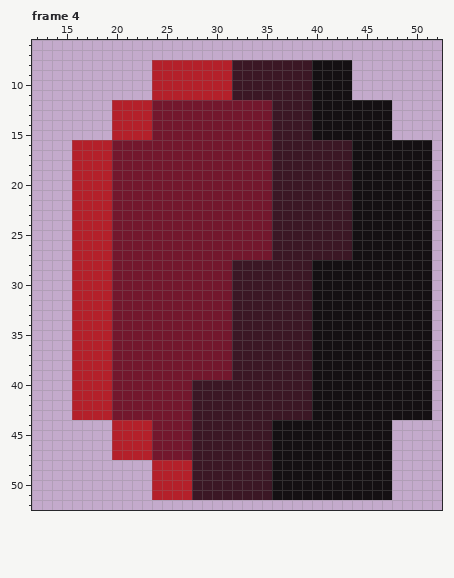
A pixel-art file gets an edit: Assets/Background/Planetoids/Sprites/Planetoids.aseprite. The first picture shows the starting point.
64x64 pixels, 4 frames. Shown: frame 4: x 12..52, y 6..52.
After the commit:
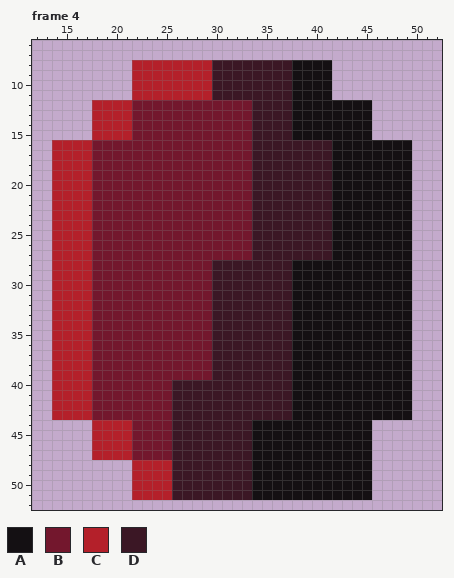
Palette (. is transparent): A #141013  B #73172d  C #b4202a  D #3b1725
The author wrote: Setup animations for multiple Planetoids
Changes in this commit:
--- frame 4
@@ x 12..52 @@
  7 .........................................
- 8 ............CCCCCCCCDDDDDDDDAAAA.........
- 9 ............CCCCCCCCDDDDDDDDAAAA.........
-10 ............CCCCCCCCDDDDDDDDAAAA.........
-11 ............CCCCCCCCDDDDDDDDAAAA.........
-12 ........CCCCBBBBBBBBBBBBDDDDAAAAAAAA.....
-13 ........CCCCBBBBBBBBBBBBDDDDAAAAAAAA.....
-14 ........CCCCBBBBBBBBBBBBDDDDAAAAAAAA.....
-15 ........CCCCBBBBBBBBBBBBDDDDAAAAAAAA.....
-16 ....CCCCBBBBBBBBBBBBBBBBDDDDDDDDAAAAAAAA.
-17 ....CCCCBBBBBBBBBBBBBBBBDDDDDDDDAAAAAAAA.
-18 ....CCCCBBBBBBBBBBBBBBBBDDDDDDDDAAAAAAAA.
-19 ....CCCCBBBBBBBBBBBBBBBBDDDDDDDDAAAAAAAA.
-20 ....CCCCBBBBBBBBBBBBBBBBDDDDDDDDAAAAAAAA.
-21 ....CCCCBBBBBBBBBBBBBBBBDDDDDDDDAAAAAAAA.
-22 ....CCCCBBBBBBBBBBBBBBBBDDDDDDDDAAAAAAAA.
-23 ....CCCCBBBBBBBBBBBBBBBBDDDDDDDDAAAAAAAA.
-24 ....CCCCBBBBBBBBBBBBBBBBDDDDDDDDAAAAAAAA.
-25 ....CCCCBBBBBBBBBBBBBBBBDDDDDDDDAAAAAAAA.
-26 ....CCCCBBBBBBBBBBBBBBBBDDDDDDDDAAAAAAAA.
-27 ....CCCCBBBBBBBBBBBBBBBBDDDDDDDDAAAAAAAA.
-28 ....CCCCBBBBBBBBBBBBDDDDDDDDAAAAAAAAAAAA.
-29 ....CCCCBBBBBBBBBBBBDDDDDDDDAAAAAAAAAAAA.
-30 ....CCCCBBBBBBBBBBBBDDDDDDDDAAAAAAAAAAAA.
-31 ....CCCCBBBBBBBBBBBBDDDDDDDDAAAAAAAAAAAA.
-32 ....CCCCBBBBBBBBBBBBDDDDDDDDAAAAAAAAAAAA.
-33 ....CCCCBBBBBBBBBBBBDDDDDDDDAAAAAAAAAAAA.
-34 ....CCCCBBBBBBBBBBBBDDDDDDDDAAAAAAAAAAAA.
-35 ....CCCCBBBBBBBBBBBBDDDDDDDDAAAAAAAAAAAA.
-36 ....CCCCBBBBBBBBBBBBDDDDDDDDAAAAAAAAAAAA.
-37 ....CCCCBBBBBBBBBBBBDDDDDDDDAAAAAAAAAAAA.
-38 ....CCCCBBBBBBBBBBBBDDDDDDDDAAAAAAAAAAAA.
-39 ....CCCCBBBBBBBBBBBBDDDDDDDDAAAAAAAAAAAA.
-40 ....CCCCBBBBBBBBDDDDDDDDDDDDAAAAAAAAAAAA.
-41 ....CCCCBBBBBBBBDDDDDDDDDDDDAAAAAAAAAAAA.
-42 ....CCCCBBBBBBBBDDDDDDDDDDDDAAAAAAAAAAAA.
-43 ....CCCCBBBBBBBBDDDDDDDDDDDDAAAAAAAAAAAA.
-44 ........CCCCBBBBDDDDDDDDAAAAAAAAAAAA.....
-45 ........CCCCBBBBDDDDDDDDAAAAAAAAAAAA.....
-46 ........CCCCBBBBDDDDDDDDAAAAAAAAAAAA.....
-47 ........CCCCBBBBDDDDDDDDAAAAAAAAAAAA.....
-48 ............CCCCDDDDDDDDAAAAAAAAAAAA.....
-49 ............CCCCDDDDDDDDAAAAAAAAAAAA.....
-50 ............CCCCDDDDDDDDAAAAAAAAAAAA.....
-51 ............CCCCDDDDDDDDAAAAAAAAAAAA.....
+ 8 ..........CCCCCCCCDDDDDDDDAAAA...........
+ 9 ..........CCCCCCCCDDDDDDDDAAAA...........
+10 ..........CCCCCCCCDDDDDDDDAAAA...........
+11 ..........CCCCCCCCDDDDDDDDAAAA...........
+12 ......CCCCBBBBBBBBBBBBDDDDAAAAAAAA.......
+13 ......CCCCBBBBBBBBBBBBDDDDAAAAAAAA.......
+14 ......CCCCBBBBBBBBBBBBDDDDAAAAAAAA.......
+15 ......CCCCBBBBBBBBBBBBDDDDAAAAAAAA.......
+16 ..CCCCBBBBBBBBBBBBBBBBDDDDDDDDAAAAAAAA...
+17 ..CCCCBBBBBBBBBBBBBBBBDDDDDDDDAAAAAAAA...
+18 ..CCCCBBBBBBBBBBBBBBBBDDDDDDDDAAAAAAAA...
+19 ..CCCCBBBBBBBBBBBBBBBBDDDDDDDDAAAAAAAA...
+20 ..CCCCBBBBBBBBBBBBBBBBDDDDDDDDAAAAAAAA...
+21 ..CCCCBBBBBBBBBBBBBBBBDDDDDDDDAAAAAAAA...
+22 ..CCCCBBBBBBBBBBBBBBBBDDDDDDDDAAAAAAAA...
+23 ..CCCCBBBBBBBBBBBBBBBBDDDDDDDDAAAAAAAA...
+24 ..CCCCBBBBBBBBBBBBBBBBDDDDDDDDAAAAAAAA...
+25 ..CCCCBBBBBBBBBBBBBBBBDDDDDDDDAAAAAAAA...
+26 ..CCCCBBBBBBBBBBBBBBBBDDDDDDDDAAAAAAAA...
+27 ..CCCCBBBBBBBBBBBBBBBBDDDDDDDDAAAAAAAA...
+28 ..CCCCBBBBBBBBBBBBDDDDDDDDAAAAAAAAAAAA...
+29 ..CCCCBBBBBBBBBBBBDDDDDDDDAAAAAAAAAAAA...
+30 ..CCCCBBBBBBBBBBBBDDDDDDDDAAAAAAAAAAAA...
+31 ..CCCCBBBBBBBBBBBBDDDDDDDDAAAAAAAAAAAA...
+32 ..CCCCBBBBBBBBBBBBDDDDDDDDAAAAAAAAAAAA...
+33 ..CCCCBBBBBBBBBBBBDDDDDDDDAAAAAAAAAAAA...
+34 ..CCCCBBBBBBBBBBBBDDDDDDDDAAAAAAAAAAAA...
+35 ..CCCCBBBBBBBBBBBBDDDDDDDDAAAAAAAAAAAA...
+36 ..CCCCBBBBBBBBBBBBDDDDDDDDAAAAAAAAAAAA...
+37 ..CCCCBBBBBBBBBBBBDDDDDDDDAAAAAAAAAAAA...
+38 ..CCCCBBBBBBBBBBBBDDDDDDDDAAAAAAAAAAAA...
+39 ..CCCCBBBBBBBBBBBBDDDDDDDDAAAAAAAAAAAA...
+40 ..CCCCBBBBBBBBDDDDDDDDDDDDAAAAAAAAAAAA...
+41 ..CCCCBBBBBBBBDDDDDDDDDDDDAAAAAAAAAAAA...
+42 ..CCCCBBBBBBBBDDDDDDDDDDDDAAAAAAAAAAAA...
+43 ..CCCCBBBBBBBBDDDDDDDDDDDDAAAAAAAAAAAA...
+44 ......CCCCBBBBDDDDDDDDAAAAAAAAAAAA.......
+45 ......CCCCBBBBDDDDDDDDAAAAAAAAAAAA.......
+46 ......CCCCBBBBDDDDDDDDAAAAAAAAAAAA.......
+47 ......CCCCBBBBDDDDDDDDAAAAAAAAAAAA.......
+48 ..........CCCCDDDDDDDDAAAAAAAAAAAA.......
+49 ..........CCCCDDDDDDDDAAAAAAAAAAAA.......
+50 ..........CCCCDDDDDDDDAAAAAAAAAAAA.......
+51 ..........CCCCDDDDDDDDAAAAAAAAAAAA.......
 52 .........................................
Pixel boxes of the changes (left, top, right, bottom) in both pictures:
changed: (52, 60, 432, 500)
